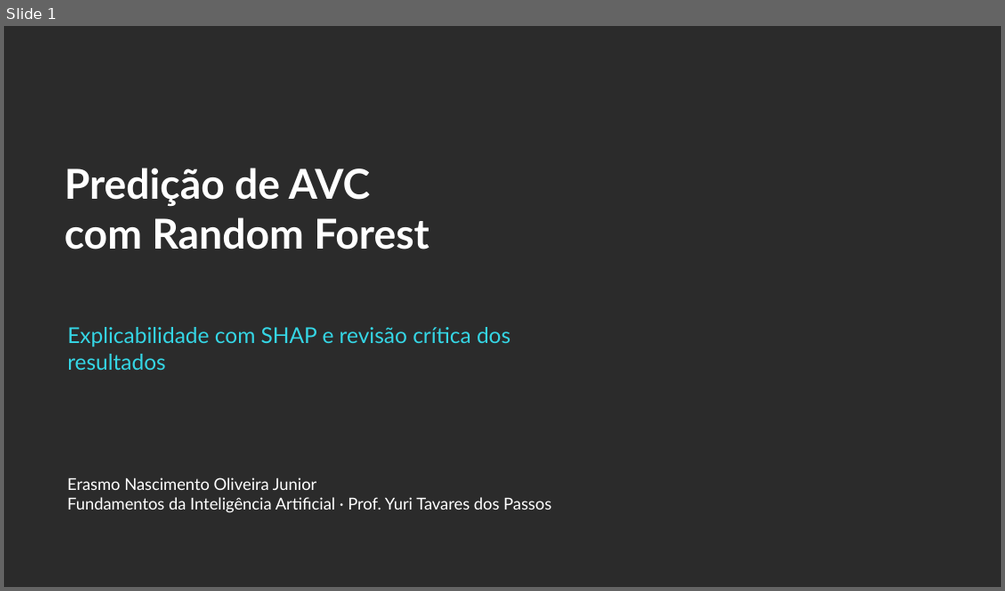
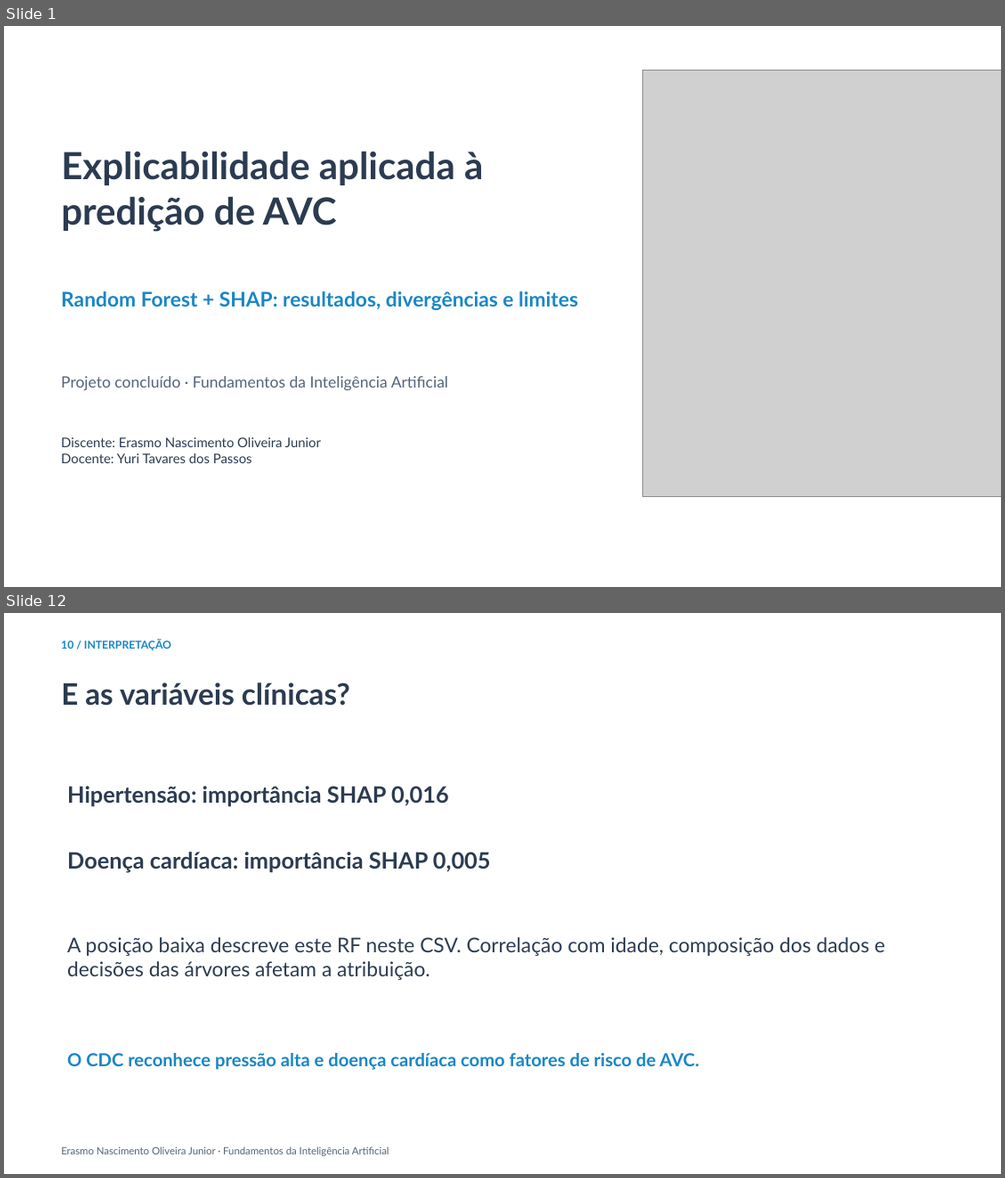
Before and after one commit to Erasmojuniordev/xai-avc-shap, a slide deck: projeto-python/apresentacao/Apresentacao_Critica_AVC_SHAP.pptx. Shown one above the other, each under a label of ours: slide 1 before the commit, slides 1 and 12 after it; the slides between them are not shown. The pictures are 1005x591 and 1005x1178 pixels, drawn with LibreOffice and Linux fonts; fonts in the diff are those of the drawing; grey boxes stand for pictures; background and template pictures are left out; a plain dark background stands for a picture behind light text. Boxes give left, top, right and bottom in pixels: in the first picture for what was removed or moved away, otherwise in the second. Text is boxed around its words. In the diff, an @@ line names an element or a change of style, - is before the commit and + after.

Commit message:
docs: reformula apresentação final de RF e SHAP
Atualiza 14 lâminas no visual da proposta inicial com divergências do artigo, crítica à procedência, resultados em teste intocado, gráficos SHAP e explicação de um falso negativo.

```diff
--- a/projeto-python/apresentacao/Apresentacao_Critica_AVC_SHAP.pptx
+++ b/projeto-python/apresentacao/Apresentacao_Critica_AVC_SHAP.pptx
@@ slide 12 added at (x1=4, y1=613, x2=1001, y2=1174), background #FFFFFF @@
@@ text added at (x1=61, y1=640, x2=171, y2=650), 10.5 pt, text #1986C5, bold @@
+10 / INTERPRETAÇÃO
@@ text added at (x1=61, y1=682, x2=350, y2=706), 28.5 pt, text #2B3B51, bold @@
+E as variáveis clínicas?
@@ text added at (x1=67, y1=786, x2=449, y2=806), 21.8 pt, text #2B3B51, bold @@
+Hipertensão: importância SHAP 0,016
@@ text added at (x1=67, y1=852, x2=491, y2=873), 21.8 pt, text #2B3B51, bold @@
+Doença cardíaca: importância SHAP 0,005
@@ text added at (x1=67, y1=937, x2=885, y2=980), 19.5 pt, text #2B3B51 @@
+A posição baixa descreve este RF neste CSV. Correlação com idade, composição dos dados e decisões das árvores afetam a atribuição.
@@ text added at (x1=67, y1=1053, x2=699, y2=1070), 17.2 pt, text #1986C5, bold @@
+O CDC reconhece pressão alta e doença cardíaca como fatores de risco de AVC.
@@ text added at (x1=61, y1=1146, x2=389, y2=1156), 9.8 pt, text #536578 @@
+Erasmo Nascimento Oliveira Junior · Fundamentos da Inteligência Artificial
@@ slide 1 changed as well @@
@@ background picture (left out) to #FFFFFF @@
@@ picture added at (x1=643, y1=70, x2=1001, y2=496) @@
@@ text added at (x1=61, y1=151, x2=483, y2=232), 36 pt, text #2B3B51, bold @@
+Explicabilidade aplicada à
+predição de AVC
@@ text at (x1=61, y1=291, x2=578, y2=310): text changed; size 39.8 to 19.5 pt; text colour #FFFFFF to #1986C5 @@
-Predição de AVC
-com Random Forest
+Random Forest + SHAP: resultados, divergências e limites
@@ text at (x1=61, y1=376, x2=448, y2=390): text changed; size 21 to 15 pt; text colour #35D6E5 to #536578 @@
-Explicabilidade com SHAP e revisão crítica dos resultados
+Projeto concluído · Fundamentos da Inteligência Artificial
@@ text at (x1=61, y1=437, x2=321, y2=463): text changed; size 15.8 to 12.8 pt; text colour #FFFFFF to #2B3B51 @@
-Erasmo Nascimento Oliveira Junior
-Fundamentos da Inteligência Artificial · Prof. Yuri Tavares dos Passos
+Discente: Erasmo Nascimento Oliveira Junior
+Docente: Yuri Tavares dos Passos
```
Also in this commit, not shown: 12 other slides added, 11 slides removed.
